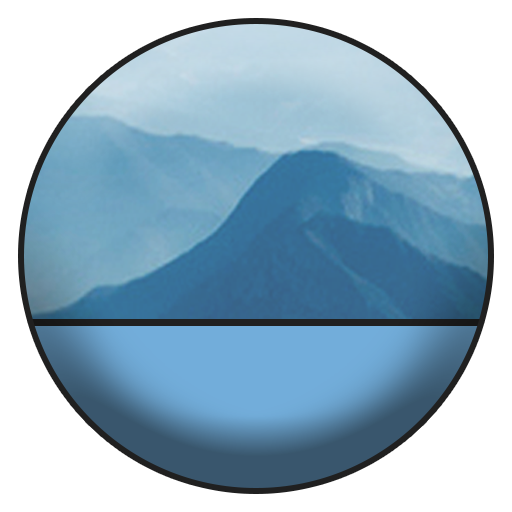
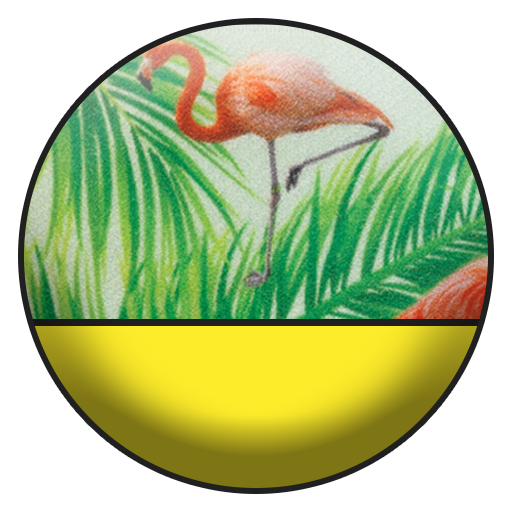
Two versions of the same layered image (512x512). Layer-by-layer changes:
hid "Ebene 6", moved it above "Ebene 4", painted on it over left=24, top=24, right=488, bottom=488
hid "Ebene 4" over left=24, top=24, right=488, bottom=488
hid "Ebene 2" over left=24, top=24, right=488, bottom=488
added layer "Ebene 6 Kopie" in group "Colors" over left=24, top=24, right=488, bottom=488
added layer "Ebene 10" in group "Designs" over left=24, top=25, right=488, bottom=377
added layer "Ebene 9" in group "Designs" over left=24, top=24, right=488, bottom=335
